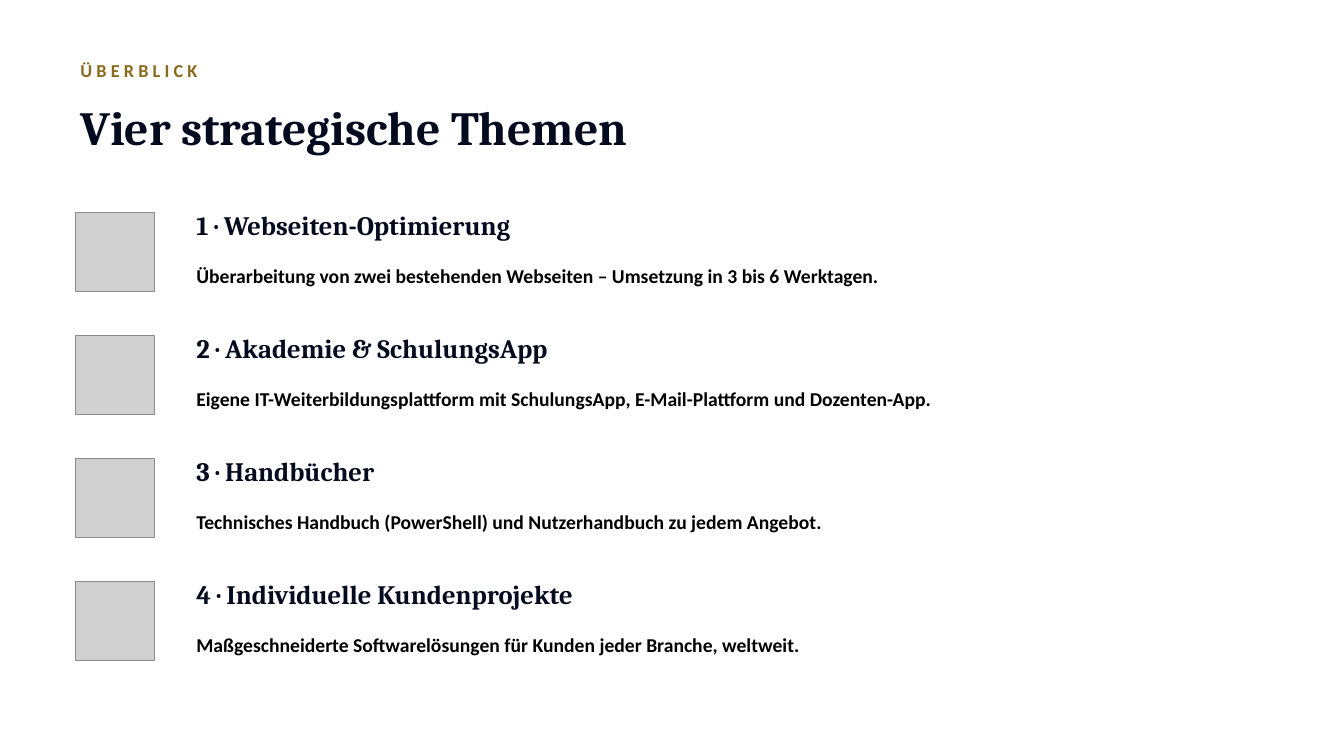
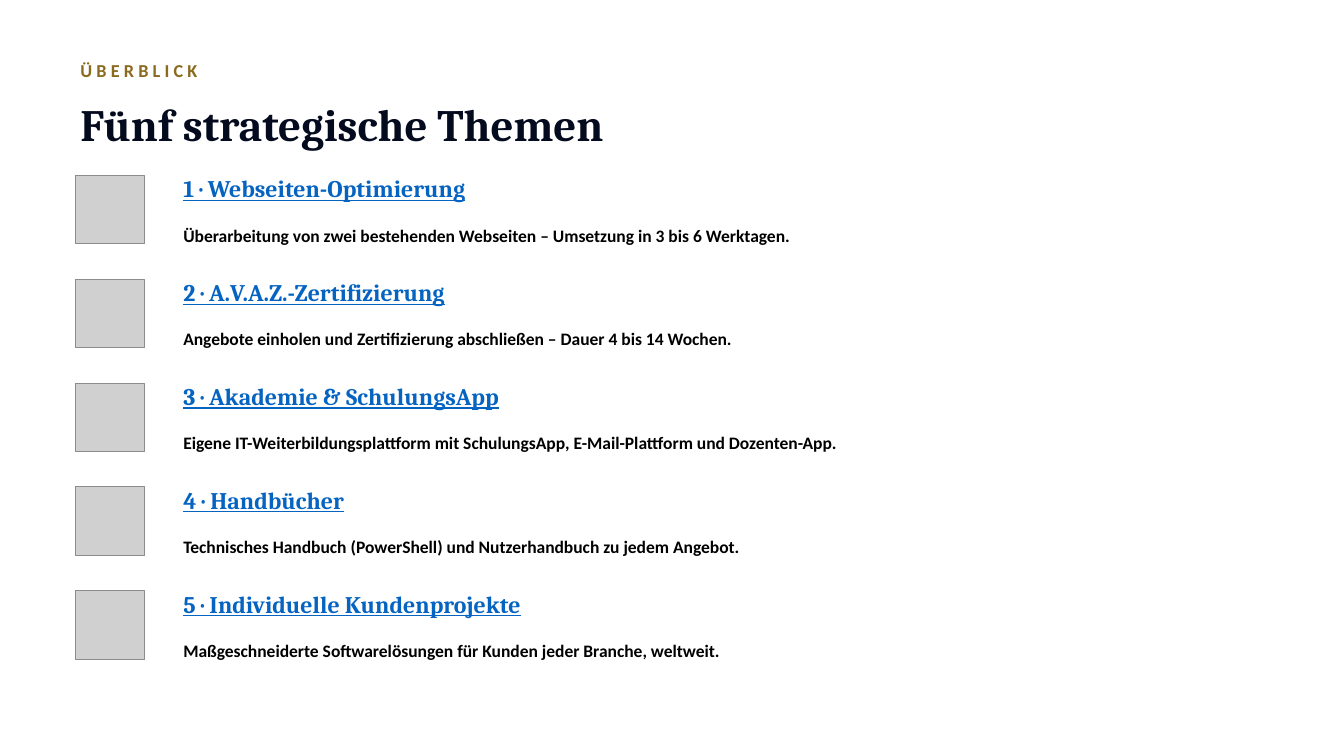
Before and after one commit to ThanosXXL/Thanos, a slide deck: slide 2 of praesentationen/Praesentation_Roadmap_2026.pptx. Drawn at 1344x756 pixels with LibreOffice and Linux fonts; fonts in the diff are those of the drawing; grey boxes stand for pictures; background and template pictures are left out. Boxes give left, top, right and bottom in pixels: in the first picture for what was removed or moved away, otherwise in the second. Text is boxed around its words. In the diff, an @@ line names an element or a change of style, - is before the commit and + after.

```diff
--- a/praesentationen/Praesentation_Roadmap_2026.pptx
+++ b/praesentationen/Praesentation_Roadmap_2026.pptx
@@ text at [80,109,603,151]: text changed; size 34 to 32 pt @@
-Vier strategische Themen
+Fünf strategische Themen
@@ picture: place and size @@
-picture at [76,213,154,291]
+picture at [76,175,144,244]
@@ text "1 · Webseiten-Optimierung": place and size @@
-text "1 · Webseiten-Optimierung" at [196,216,510,241]
+text "1 · Webseiten-Optimierung" at [183,180,465,203]
@@ text "1 · Webseiten-Optimierung" at [183,180,465,203]: size 19 to 17 pt, text colour #040B1F to #0563C1, underline on @@
@@ text "Überarbeitung von zwei bestehenden Webseiten ...": place and size @@
-text "Überarbeitung von zwei bestehenden Webseiten ..." at [196,267,878,287]
+text "Überarbeitung von zwei bestehenden Webseiten ..." at [183,228,790,245]
@@ picture added at [76,279,144,348] @@
@@ text added at [183,284,444,307], 17 pt, text #0563C1, bold, underline @@
+2 · A.V.A.Z.-Zertifizierung
@@ text added at [183,332,732,348], 12.5 pt, text #000000, bold @@
+Angebote einholen und Zertifizierung abschließen – Dauer 4 bis 14 Wochen.
@@ picture: place and size @@
-picture at [76,336,154,414]
+picture at [76,383,144,452]
@@ text at [183,388,499,411]: text changed; size 19 to 17 pt; text colour #040B1F to #0563C1 @@
-2 · Akademie & SchulungsApp
+3 · Akademie & SchulungsApp
@@ size 14 to 12.5 pt; line spacing 18pt to 16pt in 4 elements at [183,644,720,660], [183,540,739,556], [183,228,790,245], [183,436,837,452] @@
@@ text "Eigene IT-Weiterbildungsplattform mit SchulungsApp, E-Mail-P ...": place and size @@
-text "Eigene IT-Weiterbildungsplattform mit SchulungsApp, E-Mail-P ..." at [196,392,931,410]
+text "Eigene IT-Weiterbildungsplattform mit SchulungsApp, E-Mail-P ..." at [183,436,837,452]
@@ picture: place and size @@
-picture at [76,459,154,537]
+picture at [76,487,144,556]
@@ text at [183,492,344,512]: text changed; size 19 to 17 pt; text colour #040B1F to #0563C1 @@
-3 · Handbücher
+4 · Handbücher
@@ text "Technisches Handbuch (PowerShell) und Nutzerhandbuch ...": place and size @@
-text "Technisches Handbuch (PowerShell) und Nutzerhandbuch ..." at [196,514,822,533]
+text "Technisches Handbuch (PowerShell) und Nutzerhandbuch ..." at [183,540,739,556]
@@ picture: place and size @@
-picture at [76,582,154,660]
+picture at [76,591,144,659]
@@ text at [183,596,520,618]: text changed; size 19 to 17 pt; text colour #040B1F to #0563C1 @@
-4 · Individuelle Kundenprojekte
+5 · Individuelle Kundenprojekte
@@ text "Maßgeschneiderte Softwarelösungen für Kunden jeder ...": place and size @@
-text "Maßgeschneiderte Softwarelösungen für Kunden jeder ..." at [196,638,799,656]
+text "Maßgeschneiderte Softwarelösungen für Kunden jeder ..." at [183,644,720,660]
```
Also in this commit, not shown: 6 other slides changed, 1 slide added, 1 other file.
